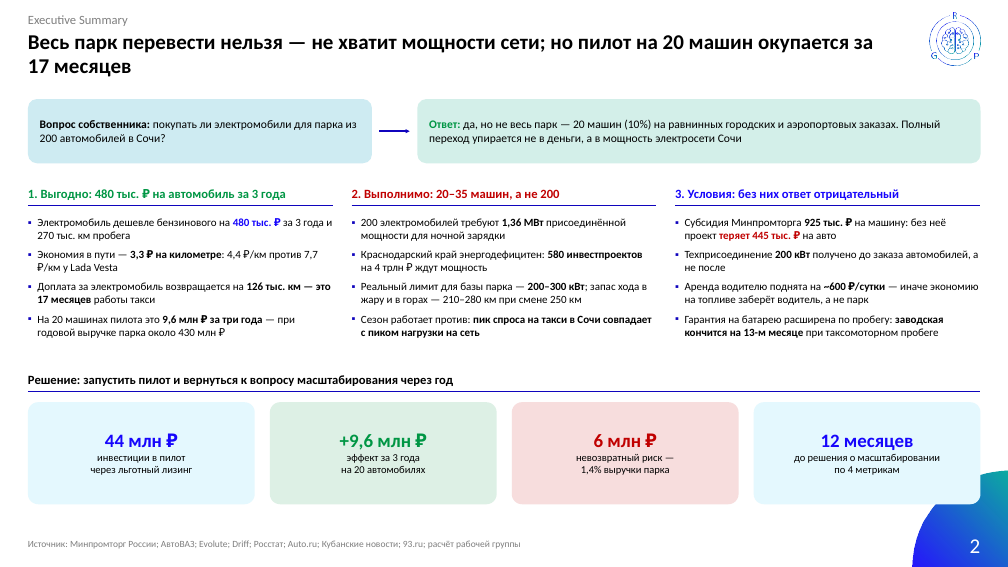
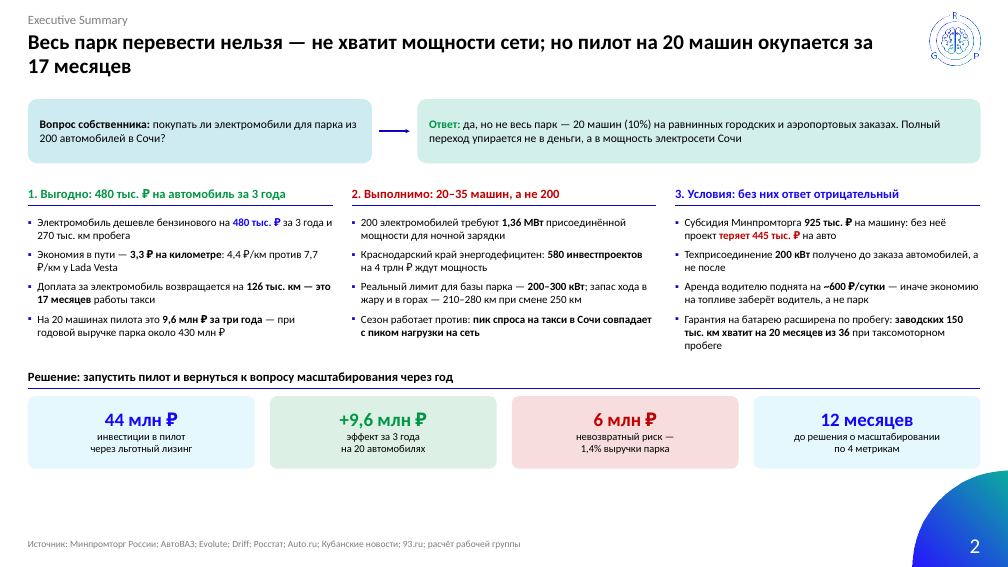
Before and after one commit to caesart966-web/first_reposirtory, a slide deck: slide 2 of taxi-ev-sochi/output/Электромобили_в_таксопарке_Сочи.pptx. Drawn at 1008x567 pixels with LibreOffice and Linux fonts; fonts in the diff are those of the drawing. Boxes give left, top, right and bottom in pixels: in the first picture for what was removed or moved away, otherwise in the second. Text is boxed around its words. In the diff, an @@ line names an element or a change of style, - is before the commit and + after.

```diff
--- a/taxi-ev-sochi/output/Электромобили_в_таксопарке_Сочи.pptx
+++ b/taxi-ev-sochi/output/Электромобили_в_таксопарке_Сочи.pptx
@@ text at (685,315,963,351): text changed @@
-▪ Гарантия на батарею расширена по пробегу: заводская кончится на 13-м месяце при таксомоторном пробеге
+▪ Гарантия на батарею расширена по пробегу: заводских 150 тыс. км хватит на 20 месяцев из 36 при таксомоторном пробеге
@@ line moved from (28, 392) - (981, 392) to (28, 389) - (981, 389) @@
@@ rounded rectangle "44 млн ₽": place and size @@
-rounded rectangle "44 млн ₽" at (28,402,255,504)
+rounded rectangle "44 млн ₽" at (28,396,255,469)
@@ rounded rectangle "+9,6 млн ₽": place and size @@
-rounded rectangle "+9,6 млн ₽" at (270,402,497,504)
+rounded rectangle "+9,6 млн ₽" at (270,396,497,469)
@@ rounded rectangle "6 млн ₽": place and size @@
-rounded rectangle "6 млн ₽" at (512,402,739,504)
+rounded rectangle "6 млн ₽" at (512,396,739,469)
@@ rounded rectangle "12 месяцев": place and size @@
-rounded rectangle "12 месяцев" at (754,402,981,504)
+rounded rectangle "12 месяцев" at (754,396,981,469)
```
Also in this commit, not shown: 3 other slides changed, 5 other files.
